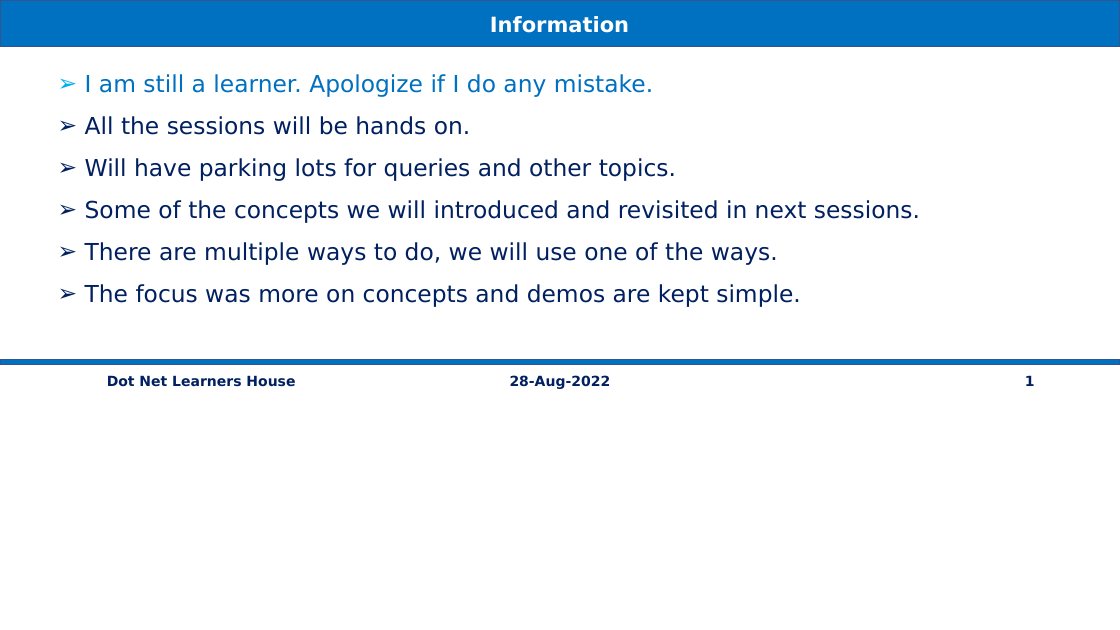
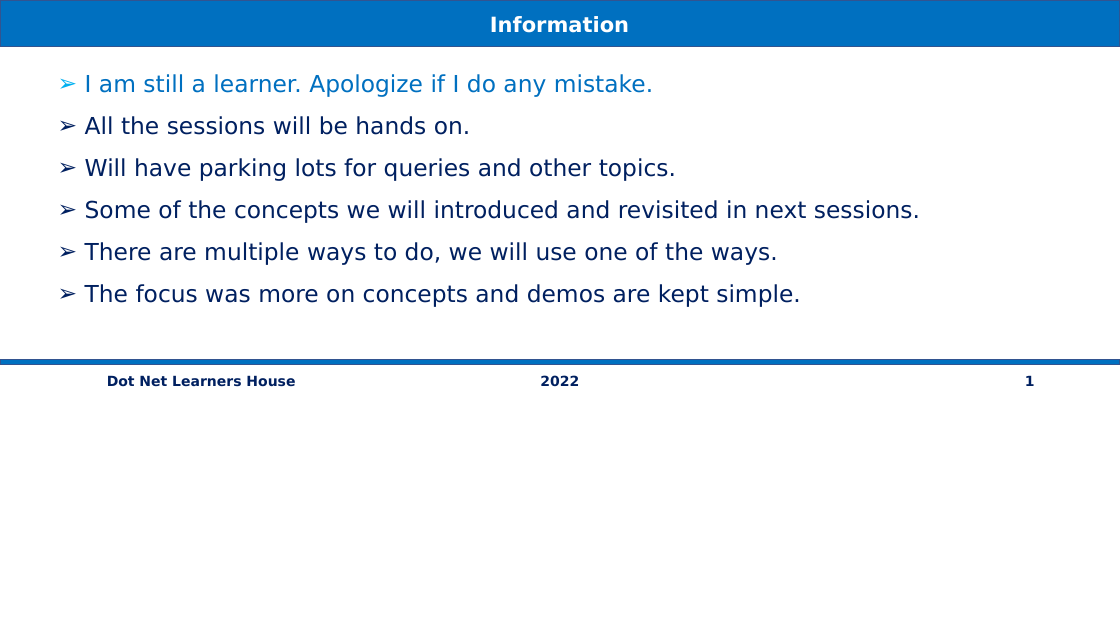
Before and after one commit to vishipayyallore/speaker-series-2022, a slide deck: slide 2 of microsoft-reactor/Demos.pptx. Drawn at 1120x630 pixels with LibreOffice and Linux fonts; fonts in the diff are those of the drawing. Boxes give left, top, right and bottom in pixels: in the first picture for what was removed or moved away, otherwise in the second. Text is boxed around its words. In the diff, an @@ line names an element or a change of style, - is before the commit and + after.

```diff
--- a/microsoft-reactor/Demos.pptx
+++ b/microsoft-reactor/Demos.pptx
@@ text at [540, 375, 579, 387]: text changed @@
-28-Aug-2022
+2022
```
Also in this commit, not shown: 1 other slide changed.
